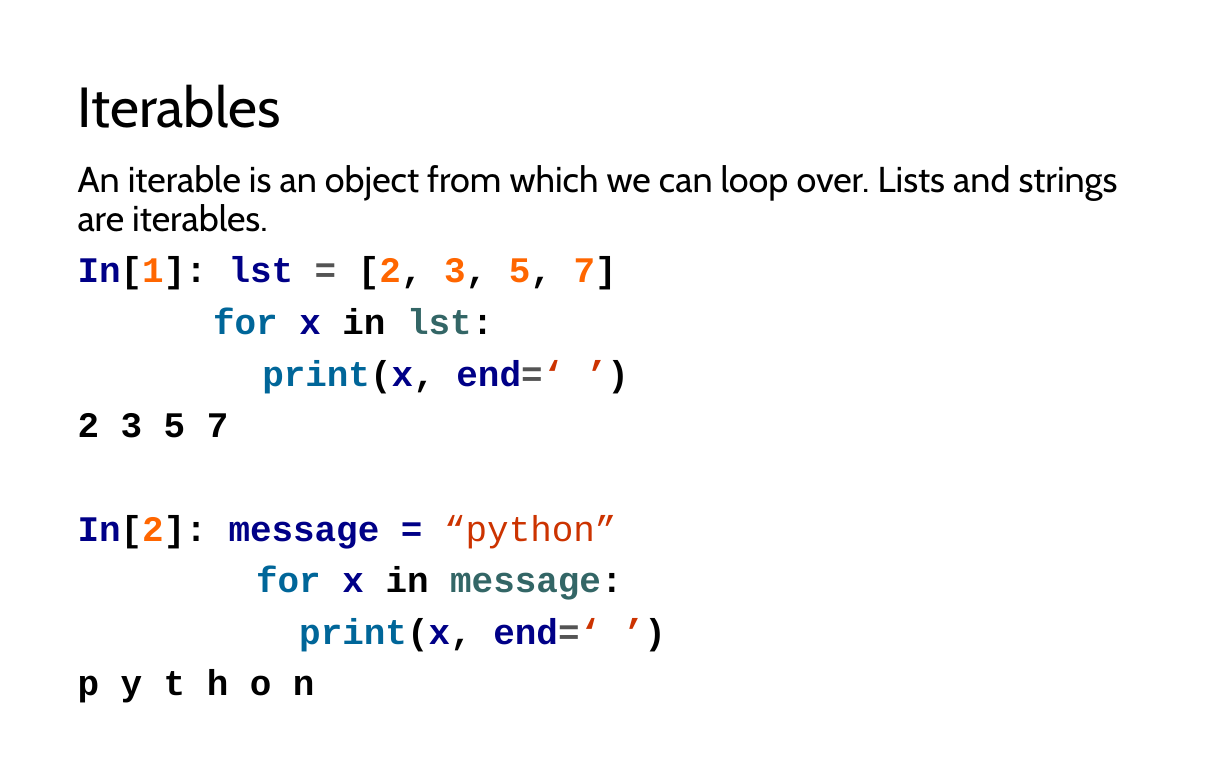
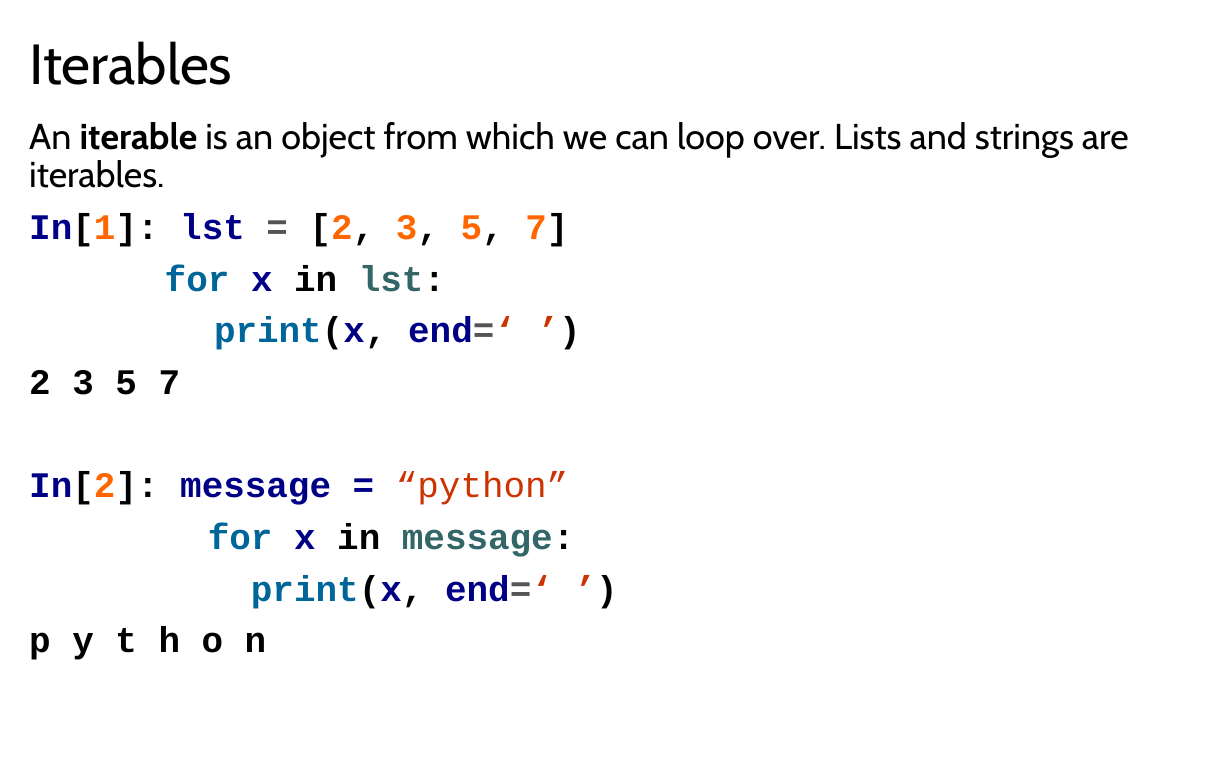
Before and after one commit to LongBaoNguyen/longbaonguyen.github.io, a slide deck: slide 24 of courses/apcsp/lect8.pptx. Drawn at 1232x770 pixels with LibreOffice and Linux fonts; fonts in the diff are those of the drawing. Boxes give left, top, right and bottom in pixels: in the first picture for what was removed or moved away, otherwise in the second. Text is boxed around its words. In the diff, an @@ line names an element or a change of style, - is before the commit and + after.

```diff
--- a/courses/apcsp/lect8.pptx
+++ b/courses/apcsp/lect8.pptx
@@ title "Iterables": place and size @@
-title "Iterables" at <box>78,84,281,128</box>
+title "Iterables" at <box>29,41,232,85</box>
@@ text "An iterable is an object ...": place and size @@
-text "An iterable is an object ..." at <box>78,165,1118,703</box>
+text "An iterable is an object ..." at <box>29,122,1129,660</box>
@@ text at <box>29,122,1129,188</box>: bold on in "iterable" @@
```
Also in this commit, not shown: 28 other slides changed, 1 slide added, 5 other files.
